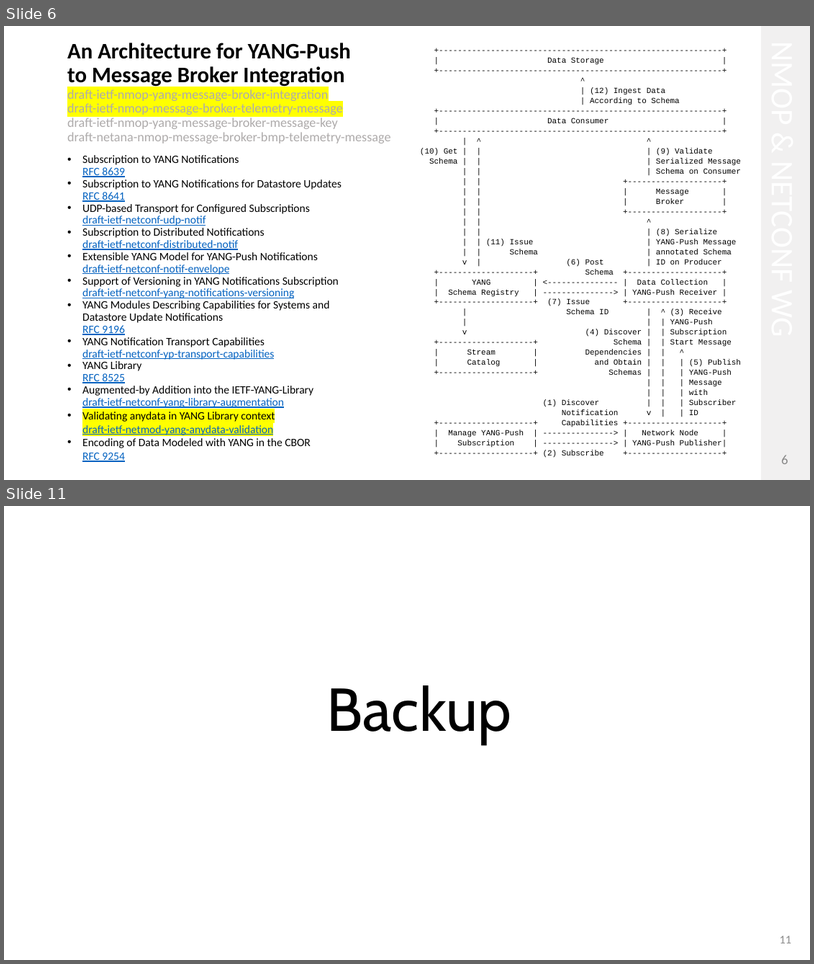
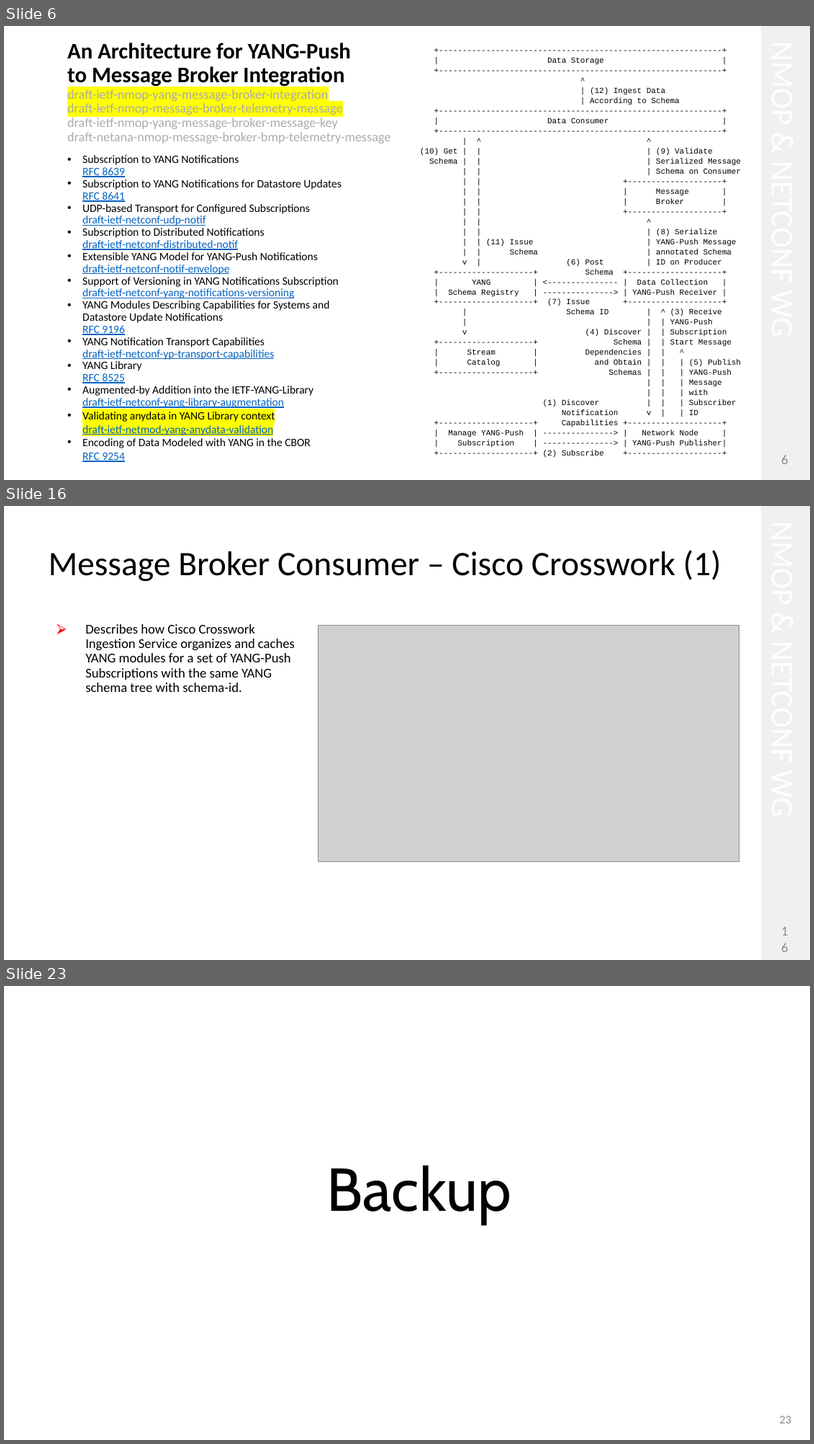
Before and after one commit to network-analytics/ietf-network-analytics-document-status, a slide deck: 125/NMOP/draft-ietf-nmop-yang-message-broker-integration-11.pptx. Shown one above the other, each under a label of ours: slides 6 and 11 before the commit, slides 6, 16 and 23 after it; the slides between them are not shown. The pictures are 814x964 and 814x1444 pixels, drawn with LibreOffice and Linux fonts; fonts in the diff are those of the drawing; grey boxes stand for pictures. Boxes give left, top, right and bottom in pixels: in the first picture for what was removed or moved away, otherwise in the second. Text is boxed around its words. In the diff, an @@ line names an element or a change of style, - is before the commit and + after.

```diff
--- a/125/NMOP/draft-ietf-nmop-yang-message-broker-integration-11.pptx
+++ b/125/NMOP/draft-ietf-nmop-yang-message-broker-integration-11.pptx
@@ slide 16 added at <box>4,506,810,960</box>, background #FFFFFF @@
@@ rectangle added at <box>761,506,810,960</box>, fill #F1F0F0 @@
@@ title added at <box>49,550,722,581</box>, 40.8 pt, text #000000 @@
+Message Broker Consumer – Cisco Crosswork (1)
@@ text added at <box>85,624,295,692</box>, 16 pt, text #000000 @@
+⮚ Describes how Cisco Crosswork Ingestion Service organizes and caches YANG modules for a set of YANG-Push Subscriptions with the same YANG schema tree with schema-id.
@@ picture added at <box>318,626,739,861</box> @@
@@ page number added at <box>777,926,793,951</box>, 16 pt, text #888888 @@
+16
@@ what was slide 11 is now slide 23 @@
@@ page number at <box>780,1415,792,1423</box>: text changed @@
-11
+23
```
Also in this commit, not shown: 5 slides changed, 11 other slides added, 4 other files.
